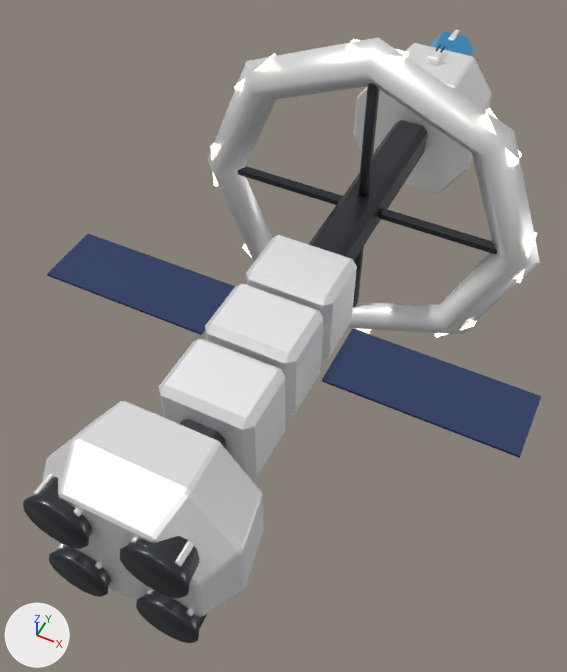
The glTF model public/models/ships/kovcheg.glb, before and after one commit.
Both versions are drawn from a 50 mm lens placed at (0.66, -1.73, 1.6), pointed at (-0.05, -0.31, -0.18). The lights are fixed; the arrows at lower left show +X, +Y and +Z. The older version comes first. Where no turn or scale is listed for an object, it has been applied to the vertices.

Objects in the first picture: 'Грузовой_блок', 'Грузовой_блок.001', 'Грузовой_блок.002', 'Жилое_кольцо', 'Кожух_дюзы', 'Кожух_дюзы.001', 'Кожух_дюзы.002', 'Корма', 'Нос', 'Ось', 'Солнечная_панель', 'Солнечная_панель.001' and 17 more.
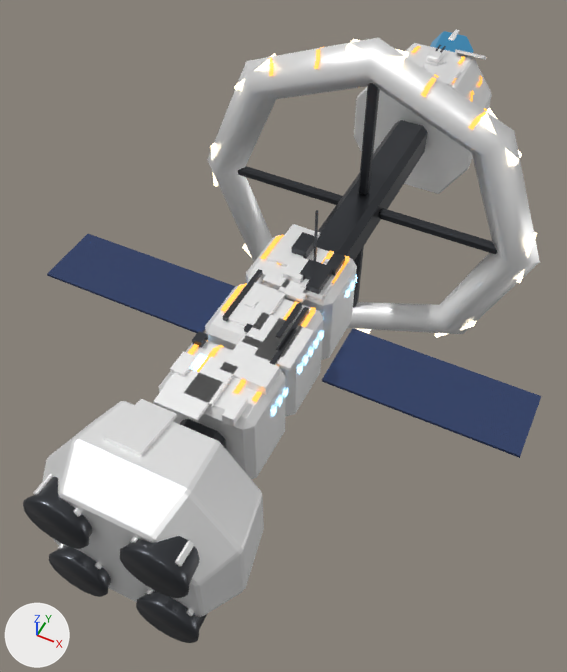
What differs and where, as boxes (x1, y1, x2, y2) in the pictures (567 x 672 px):
'Накладные_плиты', added: after (104, 49, 487, 457)
'Механика', added: after (192, 210, 345, 365)
'Разметка', added: after (188, 46, 487, 402)
'Решётки', added: after (192, 275, 357, 416)

The edits, one by one:
Material 'vent' (mat_vent) is new.
Its base color is (0.05, 0.12, 0.2) (dark blue #3f617c).
Its metallic is 0.3.
Its roughness is 0.3.
Its emission color is (0.25, 0.65, 1.0) (blue #89d3ff).
Its emission strength is 4.0.
Material 'stripe' (mat_stripe) is new.
Its base color is (1.0, 0.42, 0.08) (orange #ffad50).
Its metallic is 0.2.
Its roughness is 0.45.
Its emission color is (1.0, 0.38, 0.05) (orange #ffa63f).
Its emission strength is 1.2.
Mesh me_механика is new.
It has 88 vertices, 132 faces and spans x -0.109..0.109, y -0.236..0.236, z -0.09..0.09.
It uses material mat_dark (dark grey #4b4d52).
Mesh me_накладные_плиты is new.
It has 176 vertices, 264 faces and spans x -0.13..0.13, y -0.98..0.98, z -0.06..0.06.
It uses material mat_hull2 (white #ffffff).
Mesh me_решётки is new.
It has 100 vertices, 50 faces and spans x -0.134..0.134, y -0.274..0.274, z -0.045..0.045.
It uses material mat_vent (dark blue #3f617c, glowing blue #89d3ff).
Mesh me_разметка is new.
It has 496 vertices, 248 faces and spans x -0.33..0.33, y -0.8..0.8, z -0.19..0.19.
It uses material mat_stripe (orange #ffad50, glowing orange #ffa63f).
Object 'Механика' (ob_механика) is new; it shows me_механика.
Its location is (-0.006, -0.446, 0.22).
Object 'Накладные_плиты' (ob_накладные_плиты) is new; it shows me_накладные_плиты.
Its location is (0.017, -0.092, 0.192).
Object 'Решётки' (ob_решётки) is new; it shows me_решётки.
Its location is (0.0, -0.479, 0.089).
Object 'Разметка' (ob_разметка) is new; it shows me_разметка.
Its location is (0.0, 0.028, 0.313).
